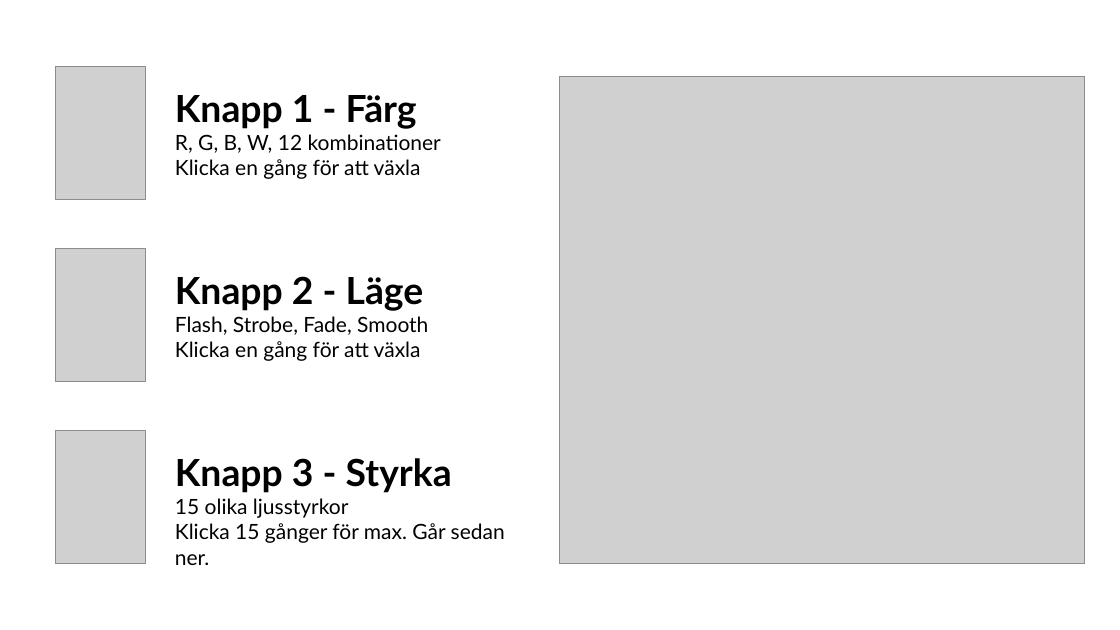
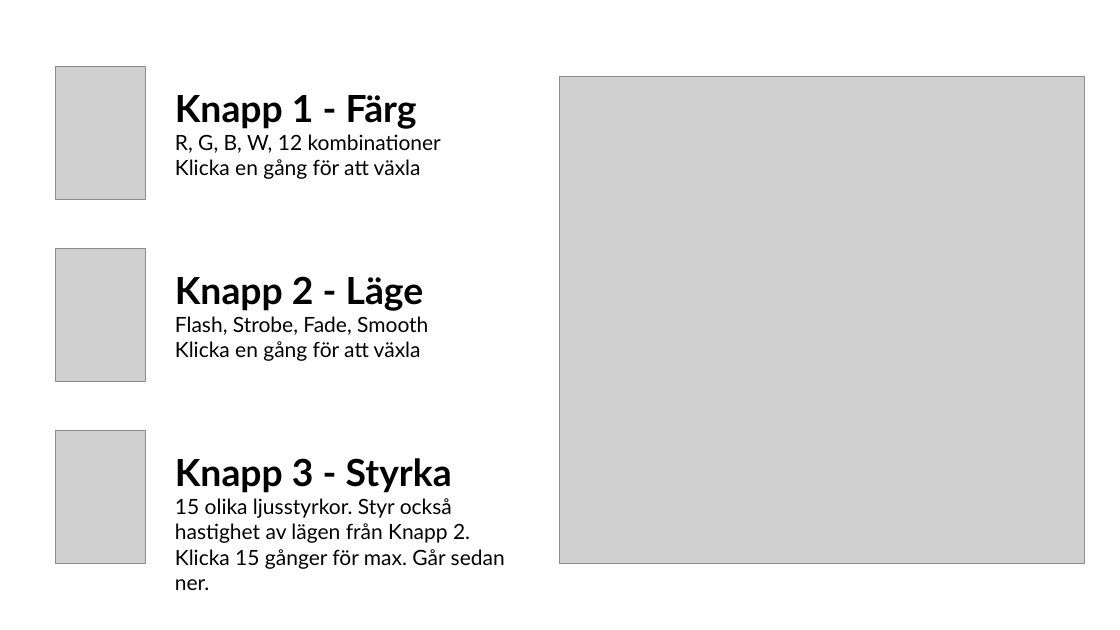
Before and after one commit to Kladdy/ir_remote, a slide deck: slide 1 of Schematic.pptx. Drawn at 1120x630 pixels with LibreOffice and Linux fonts; fonts in the diff are those of the drawing; grey boxes stand for pictures. Boxes give left, top, right and bottom in pixels: in the first picture for what was removed or moved away, otherwise in the second. Text is boxed around its words. In the diff, an @@ line names an element or a change of style, - is before the commit and + after.

Commit message:
Add schematic

```diff
--- a/Schematic.pptx
+++ b/Schematic.pptx
@@ text at bbox=[175, 498, 470, 543]: text changed @@
-15 olika ljusstyrkor
+15 olika ljusstyrkor. Styr också hastighet av lägen från Knapp 2.
```
